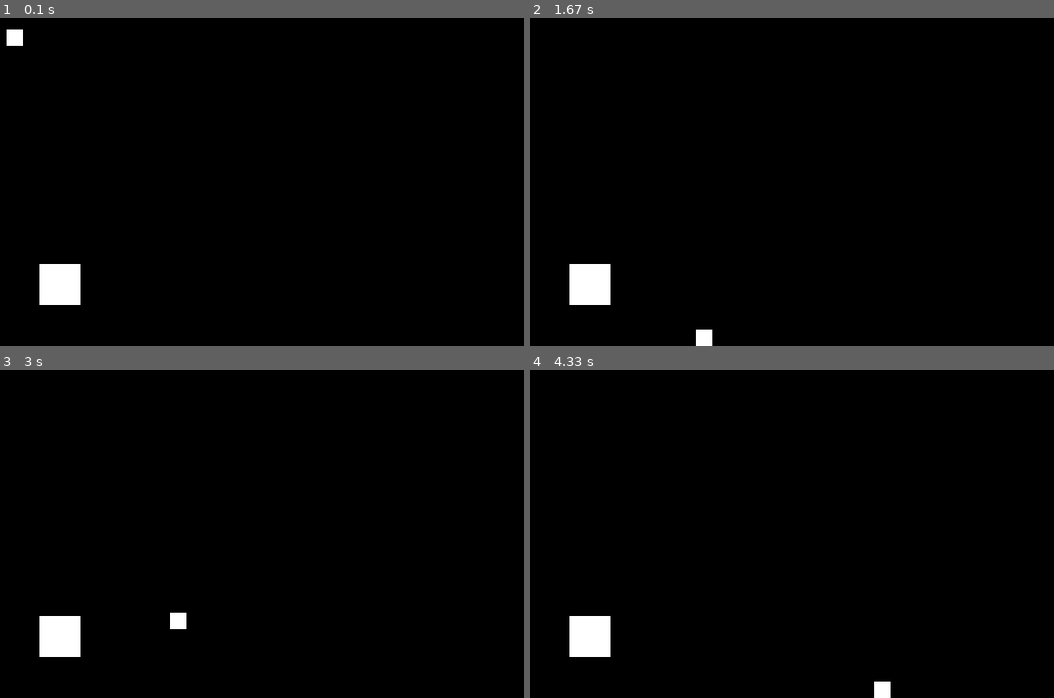
Above: before the commit, frames 1-4 (two rows, left to right).
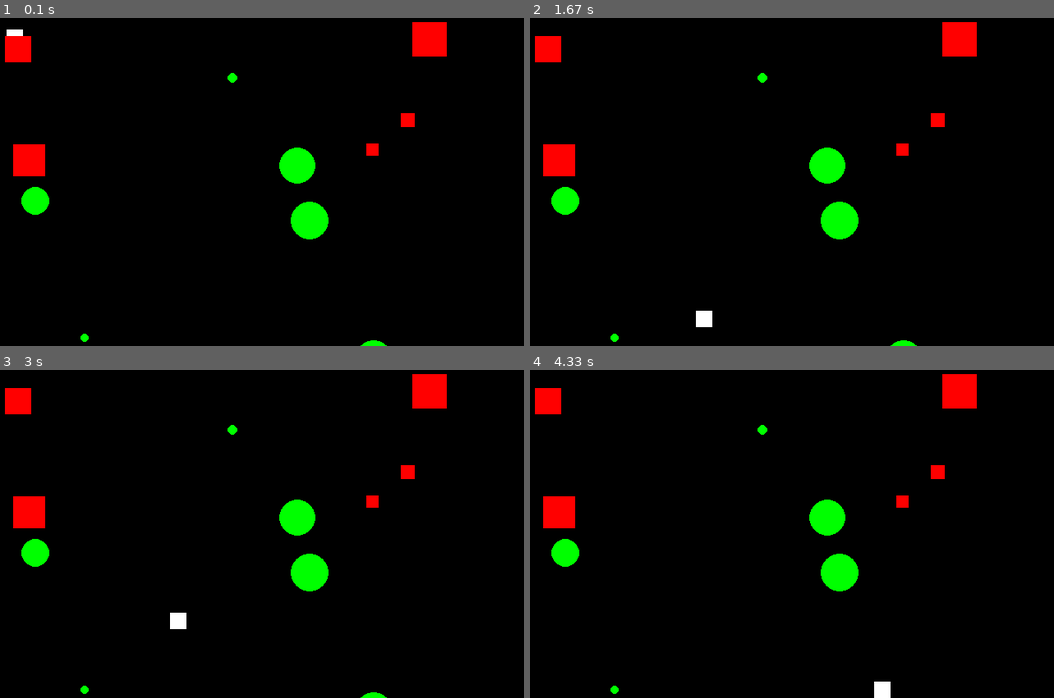
Above: after the commit, the same moments.

Repository: pl992/LearningPyGame
Game: pygame game, started from main.py
Same seed, same stepped clock (60 frames per second), same inputs: the game is played once before the commit and once after it.
Inputs:
- Up to frame 1 (0.1 s): no input
- Up to frame 2 (1.67 s): hold D 0.33-0.8 s; hold W 0.83-1.13 s; hold D 1.17-1.63 s
- Up to frame 3 (3 s): hold A 1.67-2.2 s; hold A 2.23-2.63 s; hold W from 2.67 s (still down)
- Up to frame 4 (4.33 s): release W at 3.03 s; hold D 3.07-3.7 s; hold A 3.73-4.2 s; hold D from 4.23 s (still down)

The runs differ from the first frame. In frame 1, 4.6% of the frame differs, in the area x 0-86%, y 1-100%; in frame 2, 4.9%; in frame 3, 4.6%; in frame 4, 4.5%.

Commit message:
Added objectives

Diff:
--- a/main.py
+++ b/main.py
@@ -1,8 +1,11 @@
 import pygame
+import random
 import obstacle
 import player
+import objectives
 
 FPS = 60
+N_OBJECTIVES = 5
 
 class App:
     def __init__(self):
@@ -16,7 +19,10 @@
 
         pygame.init()
         self.player = player.player(10,10,20)
-        self.obstacle = obstacle.obstacle(50,300,50)
+        self.objectives = [objectives.objective(random.randint(0,self.weight),random.randint(0,self.height),random.randint(10,50)) for i in range(N_OBJECTIVES)]
+        self.objectives.append(objectives.objective(100,self.height-15,10))
+        self.obstacles = [obstacle.obstacle(random.randint(0,self.weight),random.randint(0,self.height),random.randint(10,50)) for i in range(5)]
+        self.score = 0
         self.render()
 
     def on_event(self,event):
@@ -31,17 +37,32 @@
         pygame.quit()
 
     def render(self):
+        for i in self.objectives:
+            self._display_surf.blit(i.image,i.pos)
         self._display_surf.blit(self.player.image,self.player.rect)
-        self._display_surf.blit(self.obstacle.image,self.obstacle.rect)
+        for i in self.obstacles:
+            self._display_surf.blit(i.image,i.rect)
         pygame.display.update()
 
     def on_execute(self):
-        while (self._running):
+        while (self._running) and (self.score <= N_OBJECTIVES):
             self.dt = self.clock.tick(FPS) / 1000
             self._display_surf.blit(self.player.obscure,self.player.rect)
             self.player.update(self._display_surf.get_size(),self.dt)
-            self.obstacle.check_collision(self.player)
+
+
+            objective_del = -1
+            for i,obj in enumerate(self.objectives):
+                if obj.got_it(self.player):
+                    self.score += 1
+                    objective_del = i
+
+
+            for i in self.obstacles:
+                i.check_collision(self.player)
             self.render()
+            if not objective_del == -1:
+                del self.objectives[objective_del]
             for event in pygame.event.get():
                 self.on_event(event)
         self.on_quit()
--- /dev/null
+++ b/objectives.py
@@ -0,0 +1,52 @@
+import pygame
+import numpy as np
+
+class objective:
+    def __init__(self,x,y,size):
+        self.pos = (x,y)
+        self.image = pygame.Surface((size,size))
+        self.center = (size//2,size//2)
+        self.radius = size//2
+        pygame.draw.circle(self.image,(0,255,0),self.center,self.radius)
+        self.obscure = pygame.Surface((size,size))
+        self.size = size
+        self.obscure.fill((0,0,0))
+
+        self.left = self.pos[0] - self.radius
+        self.right = self.pos[0] + self.radius
+        self.top = self.pos[1] - self.radius
+        self.bottom = self.pos[1] + self.radius
+
+    def got_it(self,player):
+        corners = [
+                    [player.rect.left,player.rect.top],
+                    [player.rect.right,player.rect.top],
+                    [player.rect.left,player.rect.bottom],
+                    [player.rect.right,player.rect.bottom]
+                  ]
+        got = False
+
+
+        for i in corners:
+            position = np.square(i[0] - (self.pos[0] + self.radius)) + np.square(i[1] - (self.pos[1] + self.radius))
+            if position < np.square(self.radius):
+                got = True
+
+        if self.size < player.size:
+            if player.rect.top <= self.top and player.rect.bottom > self.bottom:
+                if (
+                        (player.rect.left > self.left and player.rect.right < self.left) or
+                        (player.rect.right > self.right and player.rect.left < self.left)
+                    ):
+                    got = True
+            if player.rect.left <= self.left and player.rect.right > self.right:
+                if (
+                        (player.rect.bottom > self.bottom and player.rect.top < self.top) or
+                        (player.rect.top > self.top and player.rect.bottom < self.bottom)
+                    ):
+                    got = True
+
+        if got == True:
+            self.image = self.obscure
+
+        return got
--- a/obstacle.py
+++ b/obstacle.py
@@ -18,7 +18,7 @@
         self.obscure = pygame.Surface((size,size))
         self.size = size
         self.obscure.fill((0,0,0))
-        self.image.fill((255,255,255))
+        self.image.fill((255,0,0))
 
     def check_collision(self,player):
         get_sign = lambda x : -1 if x < 0 else 1
Not shown, added: .gitignore
